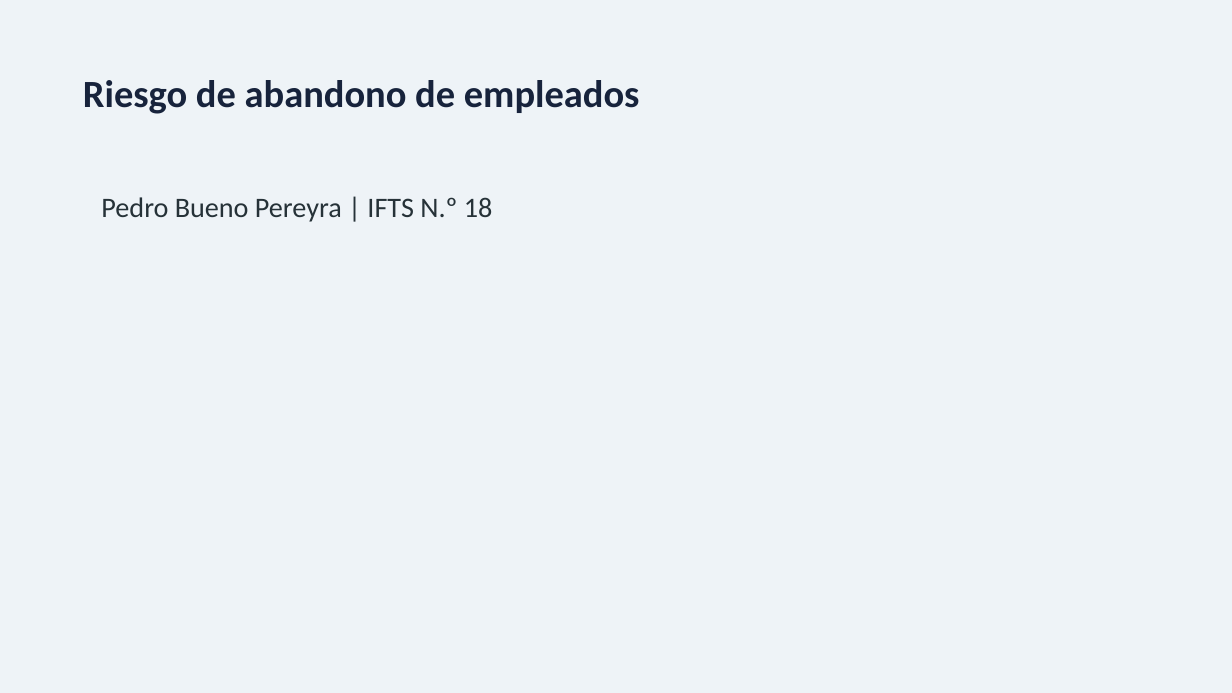
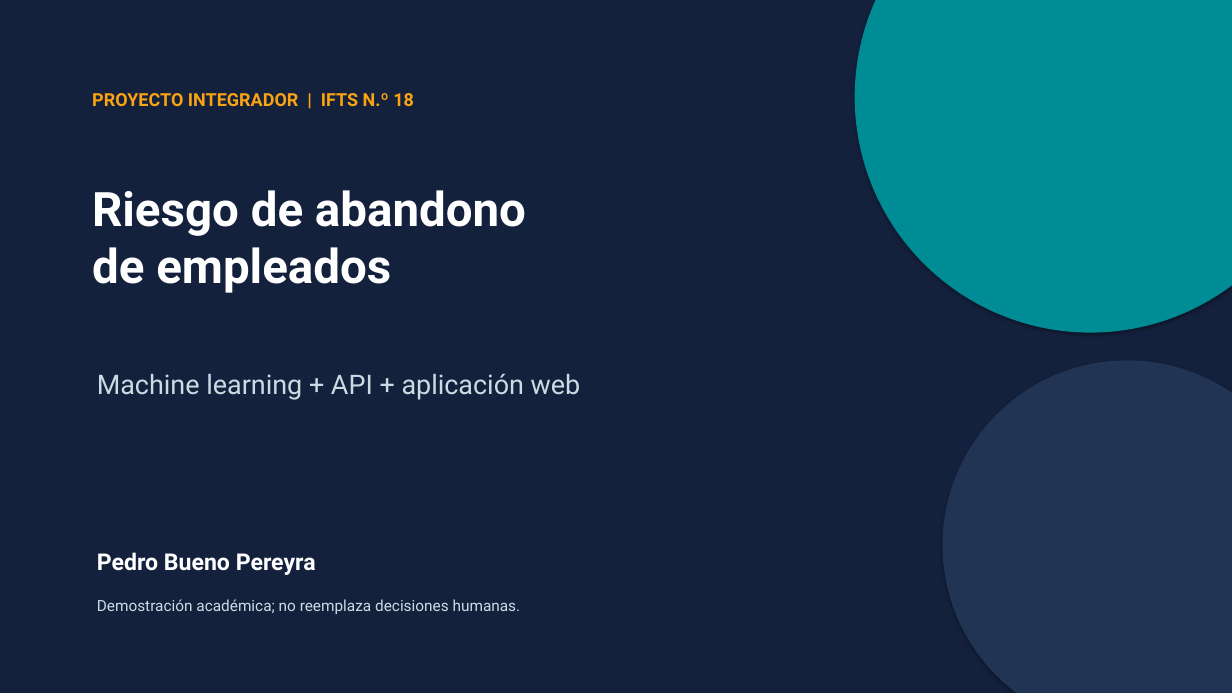
Before and after one commit to pbuenos/seminario_de_actualizacion, a slide deck: slide 1 of TP_Final/TPF_Pedro_Bueno_Pereyra.pptx. Drawn at 1232x693 pixels with LibreOffice and Linux fonts; fonts in the diff are those of the drawing. Boxes give left, top, right and bottom in pixels: in the first picture for what was removed or moved away, otherwise in the second. Text is boxed around its words. In the diff, an @@ line names an element or a change of style, - is before the commit and + after.

```diff
--- a/TP_Final/TPF_Pedro_Bueno_Pereyra.pptx
+++ b/TP_Final/TPF_Pedro_Bueno_Pereyra.pptx
@@ background #EEF3F7 to #14213D @@
@@ ellipse added at (x1=855, y1=0, x2=1232, y2=333), fill #008C95 @@
@@ text "PROYECTO INTEGRADOR | IFTS N.º ..." at (x1=92, y1=93, x2=414, y2=106): vertical alignment top to middle @@
@@ text at (x1=92, y1=93, x2=414, y2=106): text changed; size 22 to 14 pt; font Calibri to Roboto; text colour #263238 to #FCA311; bold on @@
-Pedro Bueno Pereyra | IFTS N.º 18
+PROYECTO INTEGRADOR | IFTS N.º 18
@@ text "Riesgo de abandono" at (x1=92, y1=190, x2=526, y2=293): vertical alignment top to middle @@
@@ text at (x1=92, y1=190, x2=526, y2=293): text changed; size 30 to 37 pt; font Calibri to Roboto; text colour #17233C to #FFFFFF @@
-Riesgo de abandono de empleados
+Riesgo de abandono
+de empleados
@@ text added at (x1=97, y1=374, x2=581, y2=400), 21 pt, text #CDDAE4 @@
+Machine learning + API + aplicación web
@@ ellipse added at (x1=943, y1=360, x2=1232, y2=693), fill #223453 @@
@@ text added at (x1=97, y1=552, x2=316, y2=575), 18 pt, text #FFFFFF, bold @@
+Pedro Bueno Pereyra
@@ text added at (x1=97, y1=599, x2=521, y2=614), 12 pt, text #CDDAE4 @@
+Demostración académica; no reemplaza decisiones humanas.
```
Also in this commit, not shown: 10 slides added, 10 slides removed, 11 other files.
